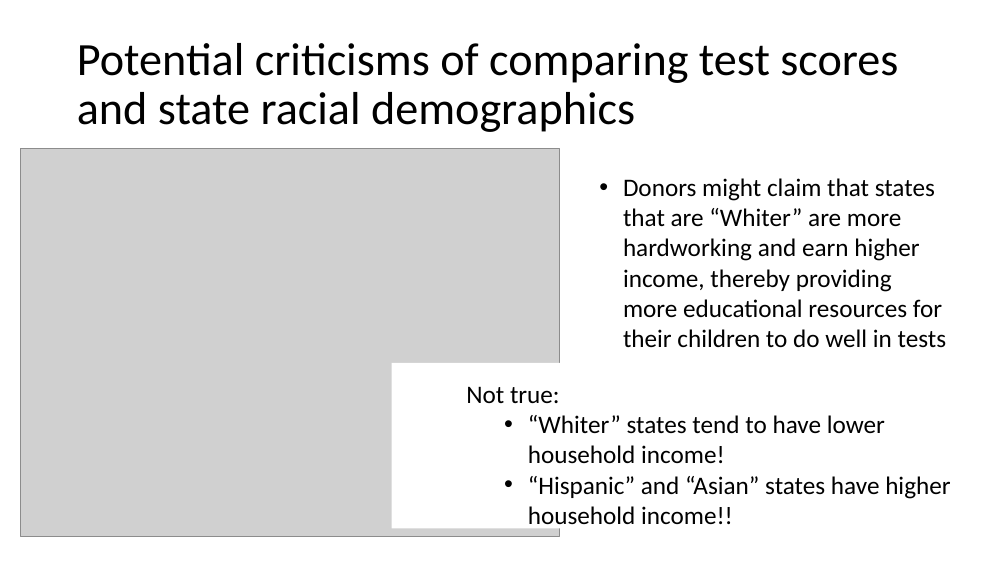
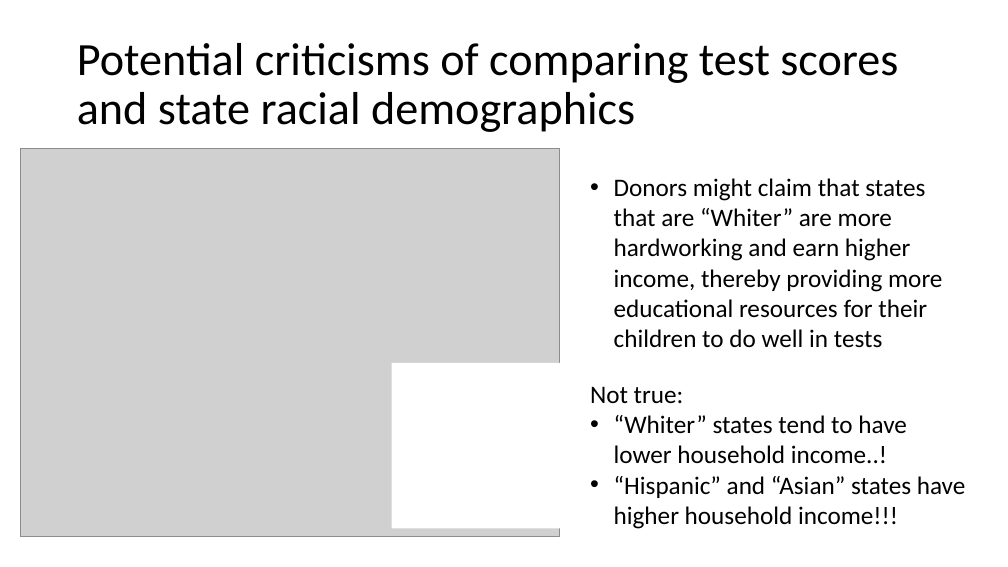
Before and after one commit to ngwtl/DSI-SG-24-projects, a slide deck: slide 8 of project_1/ethan-project1-presentation.pptx. Drawn at 1008x567 pixels with LibreOffice and Linux fonts; fonts in the diff are those of the drawing; grey boxes stand for pictures. Boxes give left, top, right and bottom in pixels: in the first picture for what was removed or moved away, otherwise in the second. Text is boxed around its words. In the diff, an @@ line names an element or a change of style, - is before the commit and + after.

```diff
--- a/project_1/ethan-project1-presentation.pptx
+++ b/project_1/ethan-project1-presentation.pptx
@@ text "Donors might claim that states ..." rewrapped from bbox=[623, 178, 947, 347] to bbox=[614, 178, 942, 348] @@
@@ text "Not true:": place and size @@
-text "Not true:" at bbox=[466, 386, 950, 530]
+text "Not true:" at bbox=[590, 386, 966, 529]
@@ text at bbox=[614, 415, 966, 529]: text changed @@
-  • “Whiter” states tend to have lower household income!
-  • “Hispanic” and “Asian” states have higher household income!!
+• “Whiter” states tend to have lower household income..!
+• “Hispanic” and “Asian” states have higher household income!!!
```
Also in this commit, not shown: 4 other slides changed, 3 other files.
